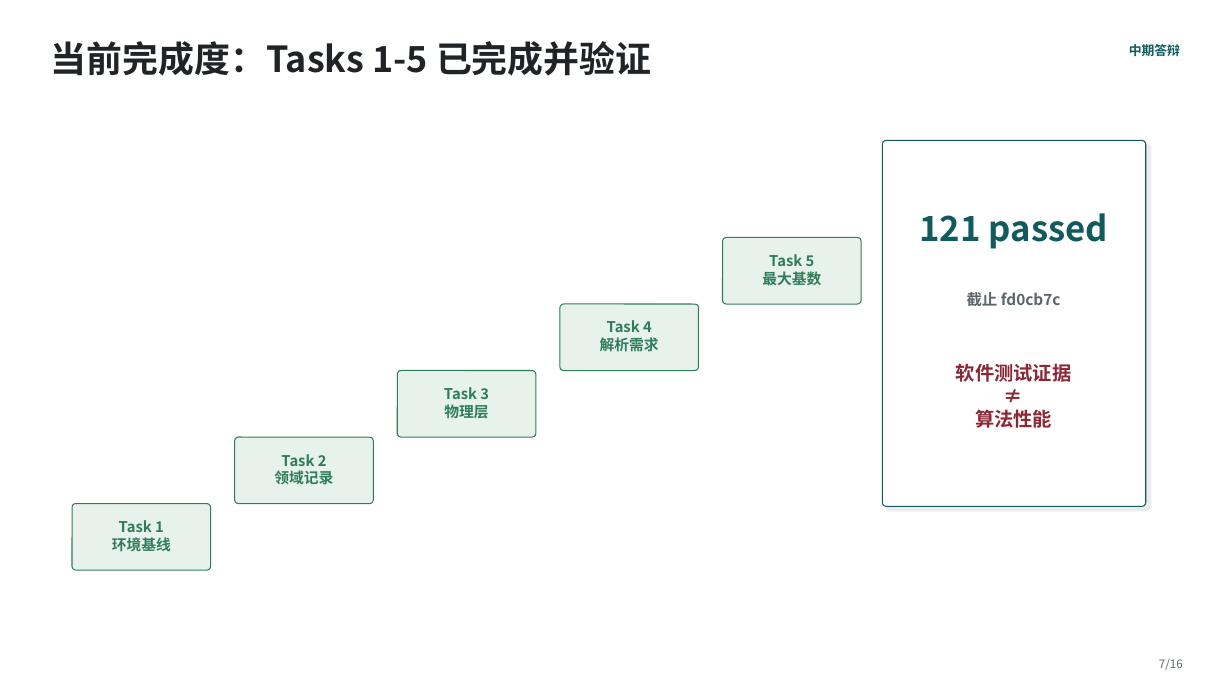
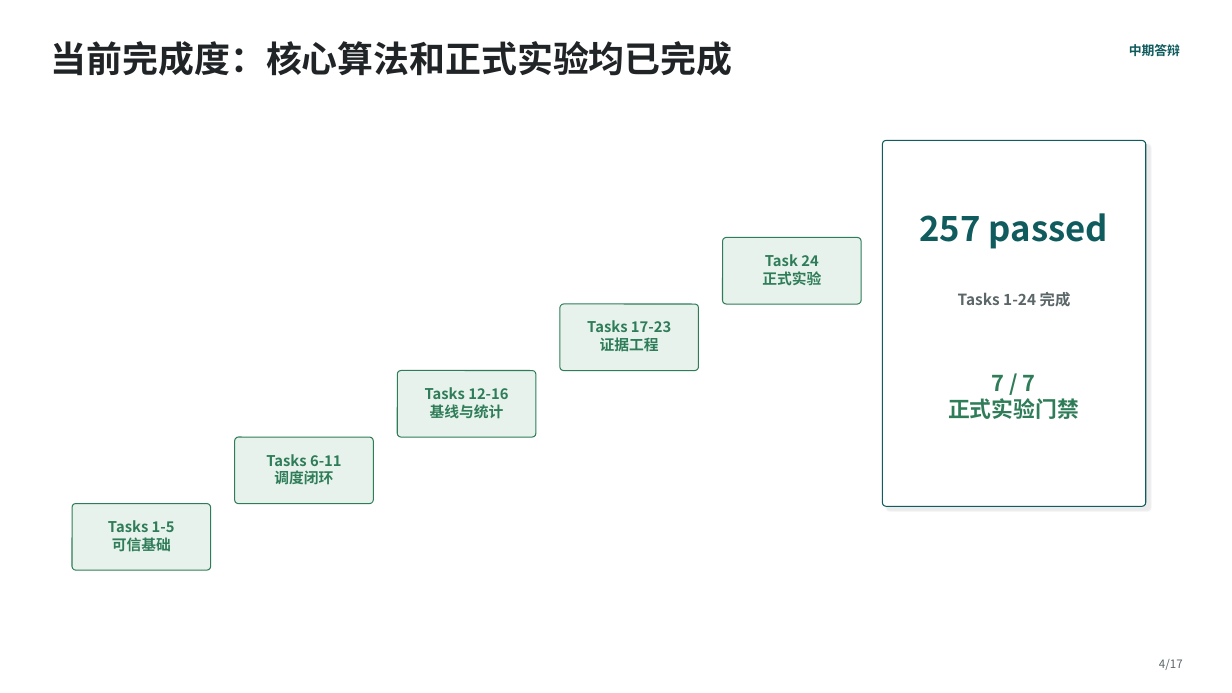
Before and after one commit to Timx-G/Master-Thesis, a slide deck: slide 4 of deliverables/defense_2026/outputs/中期答辩_关铭锡.pptx (slide 7 before the commit). Drawn at 1232x693 pixels with LibreOffice and Linux fonts; fonts in the diff are those of the drawing. Boxes give left, top, right and bottom in pixels: in the first picture for what was removed or moved away, otherwise in the second. Text is boxed around its words. In the diff, an @@ line names an element or a change of style, - is before the commit and + after.

```diff
--- a/deliverables/defense_2026/outputs/中期答辩_关铭锡.pptx
+++ b/deliverables/defense_2026/outputs/中期答辩_关铭锡.pptx
@@ text at (51,41,733,76): text changed @@
-当前完成度：Tasks 1-5 已完成并验证
+当前完成度：核心算法和正式实验均已完成
@@ text at (919,213,1108,249): text changed @@
-121 passed
+257 passed
@@ text at (762,254,821,286): text changed @@
-Task 5
-最大基数
+Task 24
+正式实验
@@ text at (958,292,1071,306): text changed @@
-截止 fd0cb7c
+Tasks 1-24 完成
@@ text at (587,320,671,352): text changed @@
-Task 4
-解析需求
+Tasks 17-23
+证据工程
@@ text at (425,387,508,419): text changed @@
-Task 3
-物理层
+Tasks 12-16
+基线与统计
@@ text at (948,375,1079,419): text changed; size 15 to 17 pt; text colour #8F2633 to #2F7D58 @@
-软件测试证据
-≠
-算法性能
+7 / 7
+正式实验门禁
@@ text at (266,454,342,484): text changed @@
-Task 2
-领域记录
+Tasks 6-11
+调度闭环
@@ text at (108,520,175,552): text changed @@
-Task 1
-环境基线
+Tasks 1-5
+可信基础
@@ text at (1159,659,1183,670): text changed @@
-7/16
+4/17
```
Also in this commit, not shown: 7 other slides changed, 9 slides added, 8 slides removed, 55 other files.
